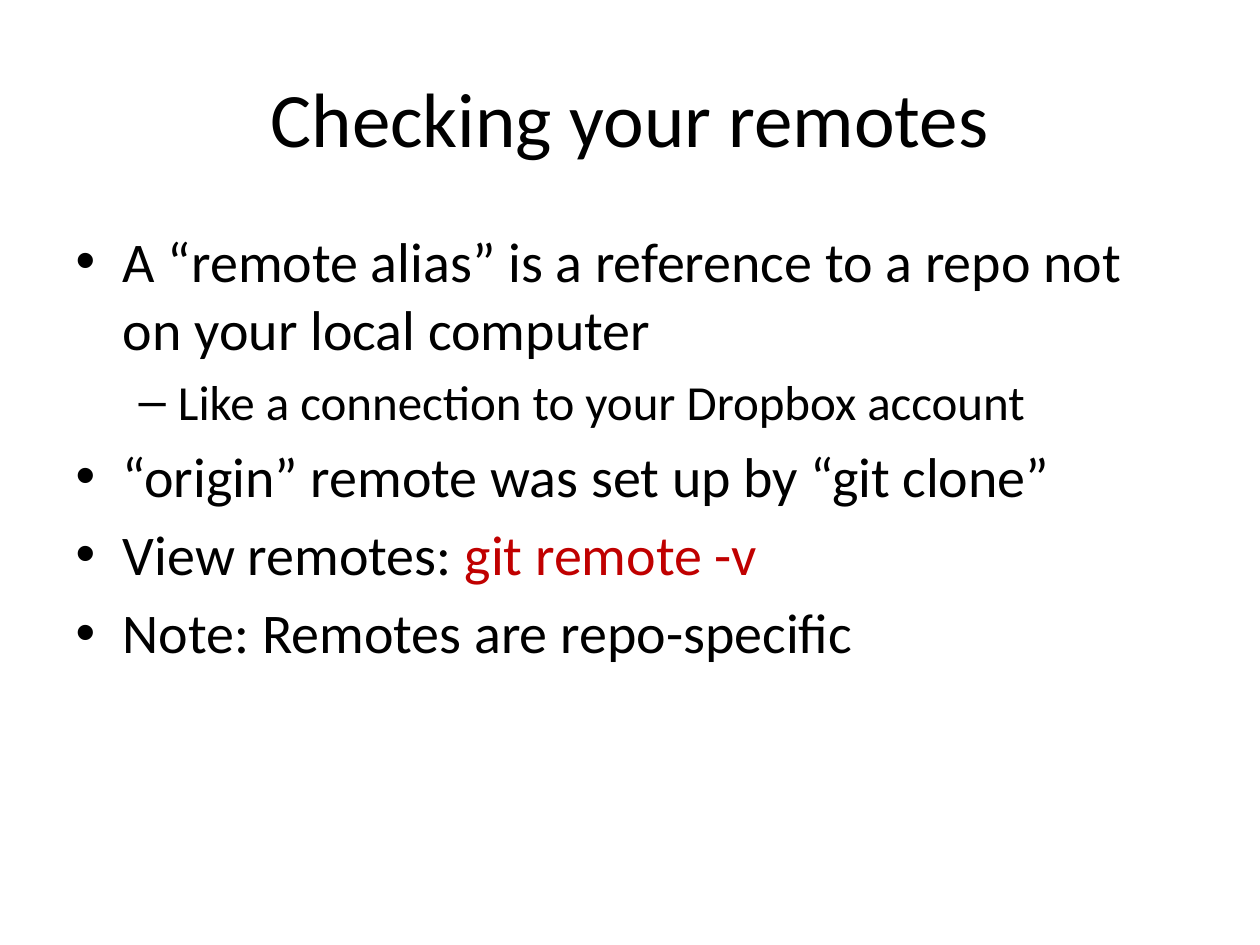
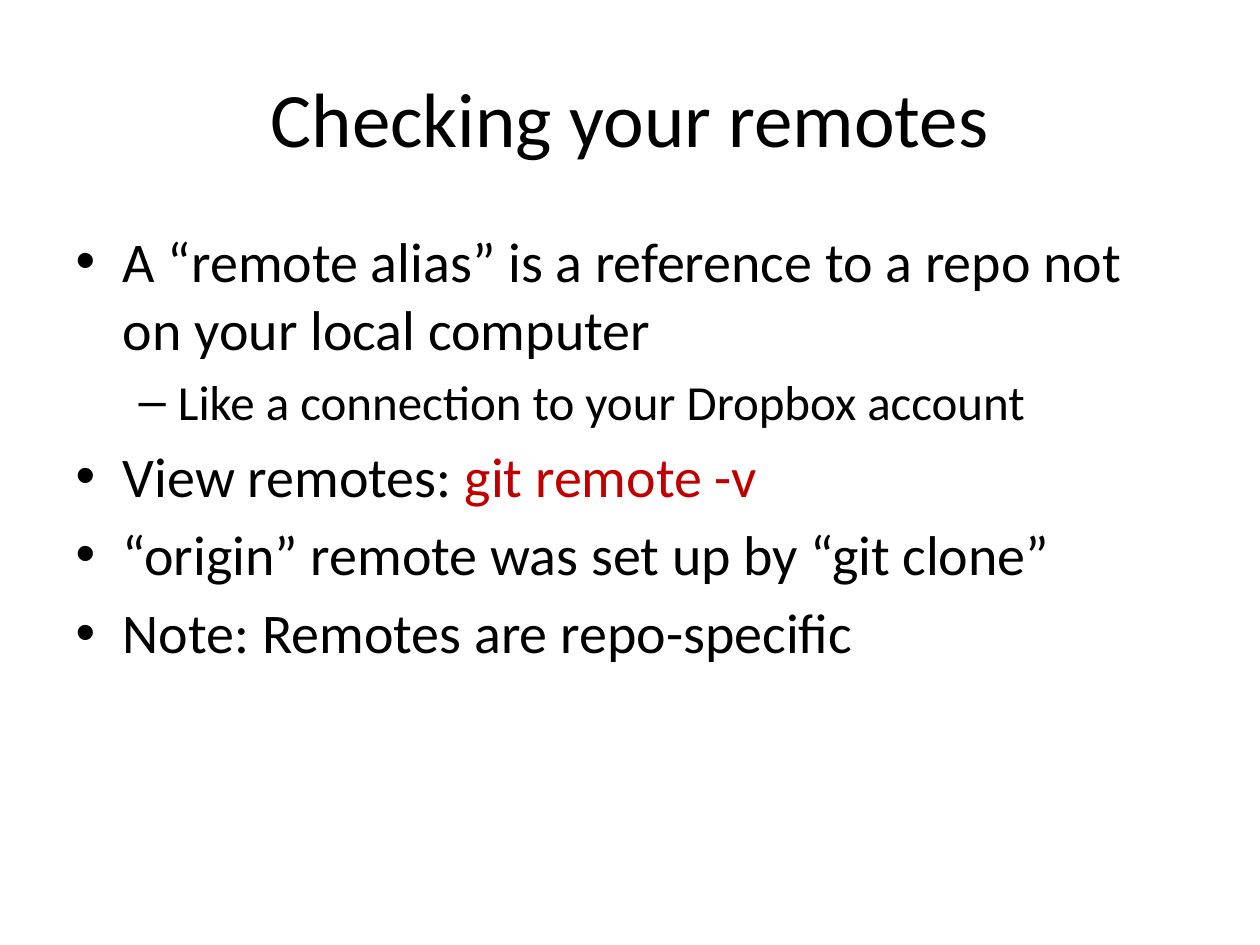
Before and after one commit to justmarkham/DAT4, a slide deck: slide 18 of slides/04_git_github.pptx (slide 17 before the commit). Drawn at 1260x945 pixels with LibreOffice and Linux fonts; fonts in the diff are those of the drawing. Boxes give left, top, right and bottom in pixels: in the first picture for what was removed or moved away, otherwise in the second. Text is boxed around its words. In the diff, an @@ line names an element or a change of style, - is before the commit and + after.

```diff
--- a/slides/04_git_github.pptx
+++ b/slides/04_git_github.pptx
@@ text at (123,458,757,507): paragraph added @@
+• View remotes: git remote -v
@@ text at (123,536,757,585): paragraph removed @@
-• View remotes: git remote -v
```
Also in this commit, not shown: 4 other slides changed, 1 slide added, 1 other file.
